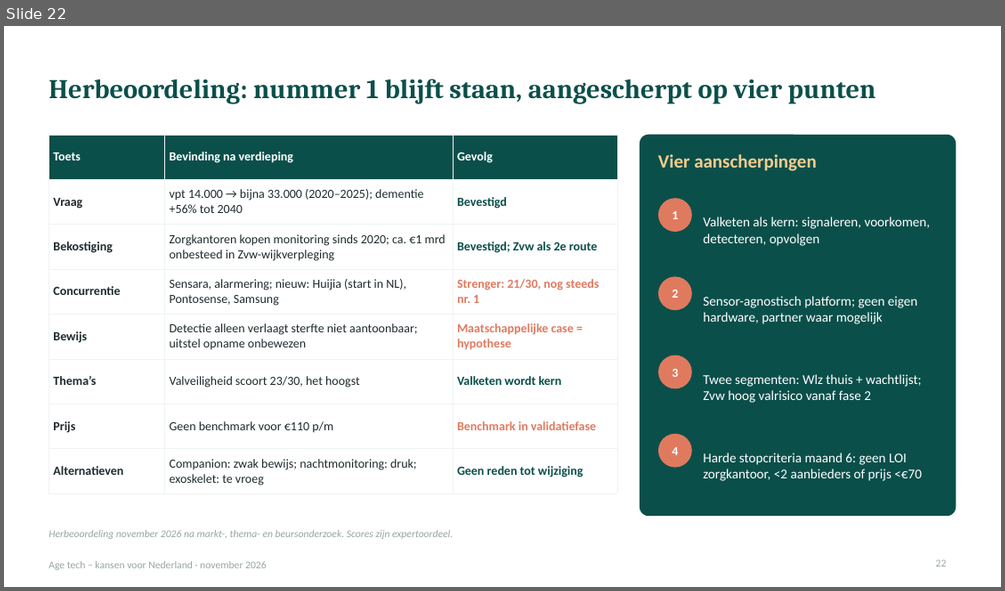
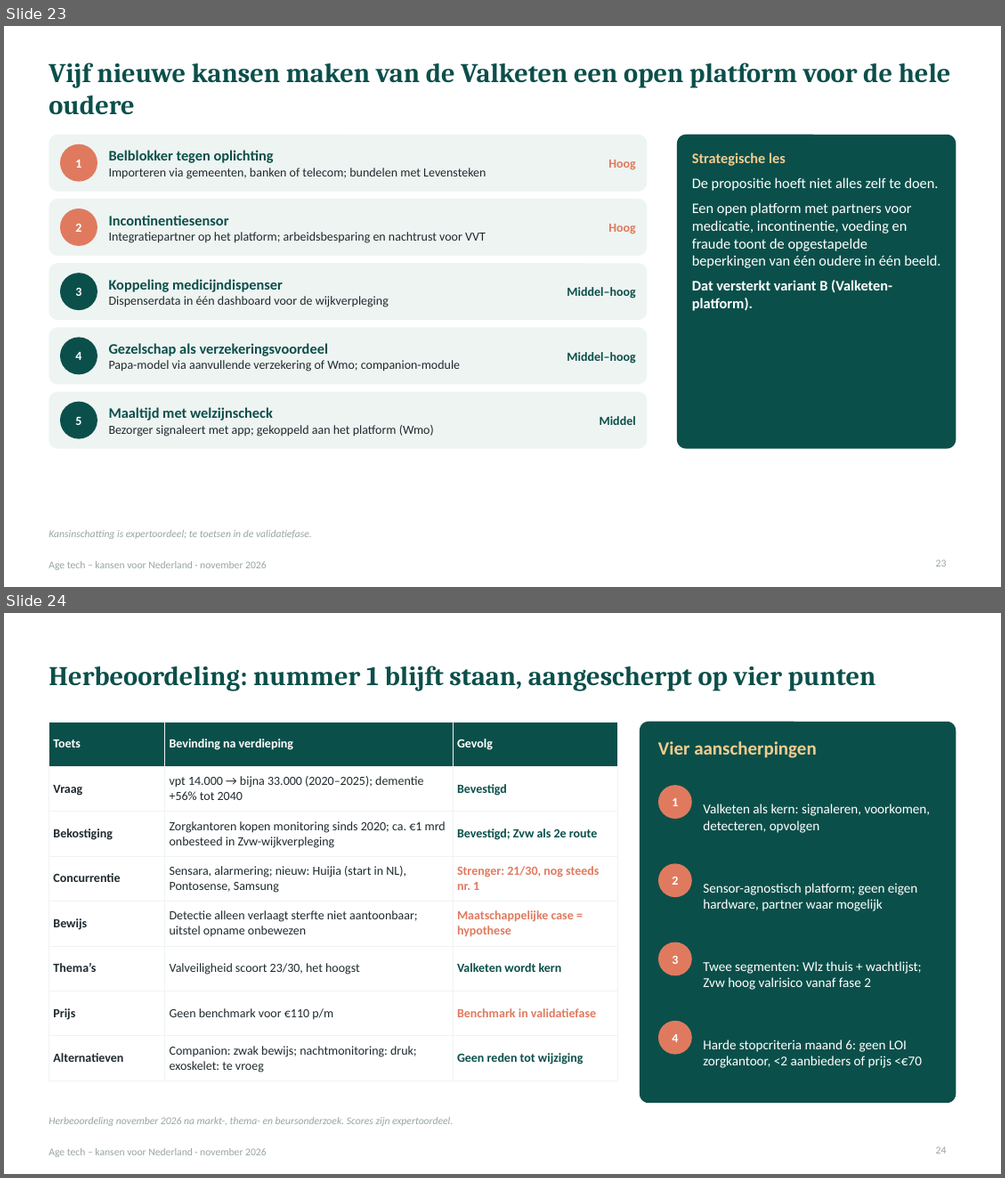
Before and after one commit to robruijn/Four-Seasons-Rome-2026, a slide deck: AgeTech_kansen_Nederland.pptx. Shown one above the other, each under a label of ours: slide 22 before the commit, slides 23 and 24 after it. The pictures are 1005x591 and 1005x1178 pixels, drawn with LibreOffice and Linux fonts; fonts in the diff are those of the drawing. Boxes give left, top, right and bottom in pixels: in the first picture for what was removed or moved away, otherwise in the second. Text is boxed around its words. In the diff, an @@ line names an element or a change of style, - is before the commit and + after.

```diff
--- a/AgeTech_kansen_Nederland.pptx
+++ b/AgeTech_kansen_Nederland.pptx
@@ slide 23 added at (x1=4, y1=26, x2=1001, y2=587), background #FFFFFF; not listed: 1 template element that a slide beside it also shows @@
@@ title added at (x1=48, y1=62, x2=951, y2=115), 26 pt, text #0B4F4A, bold @@
+Vijf nieuwe kansen maken van de Valketen een open platform voor de hele oudere
@@ rounded rectangle added at (x1=48, y1=135, x2=647, y2=192), fill #EEF4F2 @@
@@ ellipse added at (x1=60, y1=144, x2=97, y2=182), fill #E07A5F @@
@@ text added at (x1=109, y1=150, x2=485, y2=179), 12 pt, text #1F2A2E @@
+Belblokker tegen oplichting
+Importeren via gemeenten, banken of telecom; bundelen met Levensteken
@@ rounded rectangle added at (x1=677, y1=135, x2=956, y2=449), fill #0B4F4A @@
@@ text added at (x1=75, y1=160, x2=81, y2=168), 12 pt, text #FFFFFF, bold @@
+1
@@ text added at (x1=608, y1=160, x2=635, y2=170), 12 pt, text #E07A5F, bold @@
+Hoog
@@ text added at (x1=692, y1=177, x2=940, y2=311), 14 pt, text #FFFFFF @@
+Strategische les
+De propositie hoeft niet alles zelf te doen.
+Een open platform met partners voor medicatie, incontinentie, voeding en fraude toont de opgestapelde beperkingen van één oudere in één beeld.
+Dat versterkt variant B (Valketen-platform).
@@ rounded rectangle added at (x1=48, y1=199, x2=647, y2=256), fill #EEF4F2 @@
@@ ellipse added at (x1=60, y1=208, x2=97, y2=246), fill #E07A5F @@
@@ text added at (x1=75, y1=224, x2=81, y2=232), 12 pt, text #FFFFFF, bold @@
+2
@@ text added at (x1=109, y1=215, x2=485, y2=243), 12 pt, text #1F2A2E @@
+Incontinentiesensor
+Integratiepartner op het platform; arbeidsbesparing en nachtrust voor VVT
@@ text added at (x1=608, y1=224, x2=635, y2=234), 12 pt, text #E07A5F, bold @@
+Hoog
@@ rounded rectangle added at (x1=48, y1=263, x2=647, y2=320), fill #EEF4F2 @@
@@ ellipse added at (x1=60, y1=273, x2=97, y2=310), fill #0B4F4A @@
@@ text added at (x1=75, y1=288, x2=81, y2=296), 12 pt, text #FFFFFF, bold @@
+3
@@ text added at (x1=109, y1=279, x2=388, y2=307), 12 pt, text #1F2A2E @@
+Koppeling medicijndispenser
+Dispenserdata in één dashboard voor de wijkverpleging
@@ text added at (x1=566, y1=287, x2=635, y2=298), 12 pt, text #0B4F4A, bold @@
+Middel–hoog
@@ rounded rectangle added at (x1=48, y1=328, x2=647, y2=384), fill #EEF4F2 @@
@@ ellipse added at (x1=60, y1=338, x2=97, y2=375), fill #0B4F4A @@
@@ text added at (x1=109, y1=343, x2=460, y2=371), 12 pt, text #1F2A2E @@
+Gezelschap als verzekeringsvoordeel
+Papa-model via aanvullende verzekering of Wmo; companion-module
@@ text added at (x1=75, y1=352, x2=81, y2=360), 12 pt, text #FFFFFF, bold @@
+4
@@ text added at (x1=566, y1=352, x2=635, y2=363), 12 pt, text #0B4F4A, bold @@
+Middel–hoog
@@ rounded rectangle added at (x1=48, y1=392, x2=647, y2=449), fill #EEF4F2 @@
@@ ellipse added at (x1=60, y1=402, x2=97, y2=439), fill #0B4F4A @@
@@ text added at (x1=75, y1=417, x2=81, y2=425), 12 pt, text #FFFFFF, bold @@
+5
@@ text added at (x1=109, y1=407, x2=434, y2=436), 12 pt, text #1F2A2E @@
+Maaltijd met welzijnscheck
+Bezorger signaleert met app; gekoppeld aan het platform (Wmo)
@@ text added at (x1=599, y1=416, x2=636, y2=425), 12 pt, text #0B4F4A, bold @@
+Middel
@@ text added at (x1=48, y1=530, x2=312, y2=539), 10 pt, text #98A6A4, italic @@
+Kansinschatting is expertoordeel; te toetsen in de validatiefase.
@@ page number added at (x1=936, y1=559, x2=947, y2=566), 10 pt, text #98A6A4 @@
+23
@@ what was slide 22 is now slide 24 @@
@@ page number at (x1=936, y1=1146, x2=947, y2=1153): text changed @@
-22
+24
```
Also in this commit, not shown: 6 slides changed, 1 other slide added.
